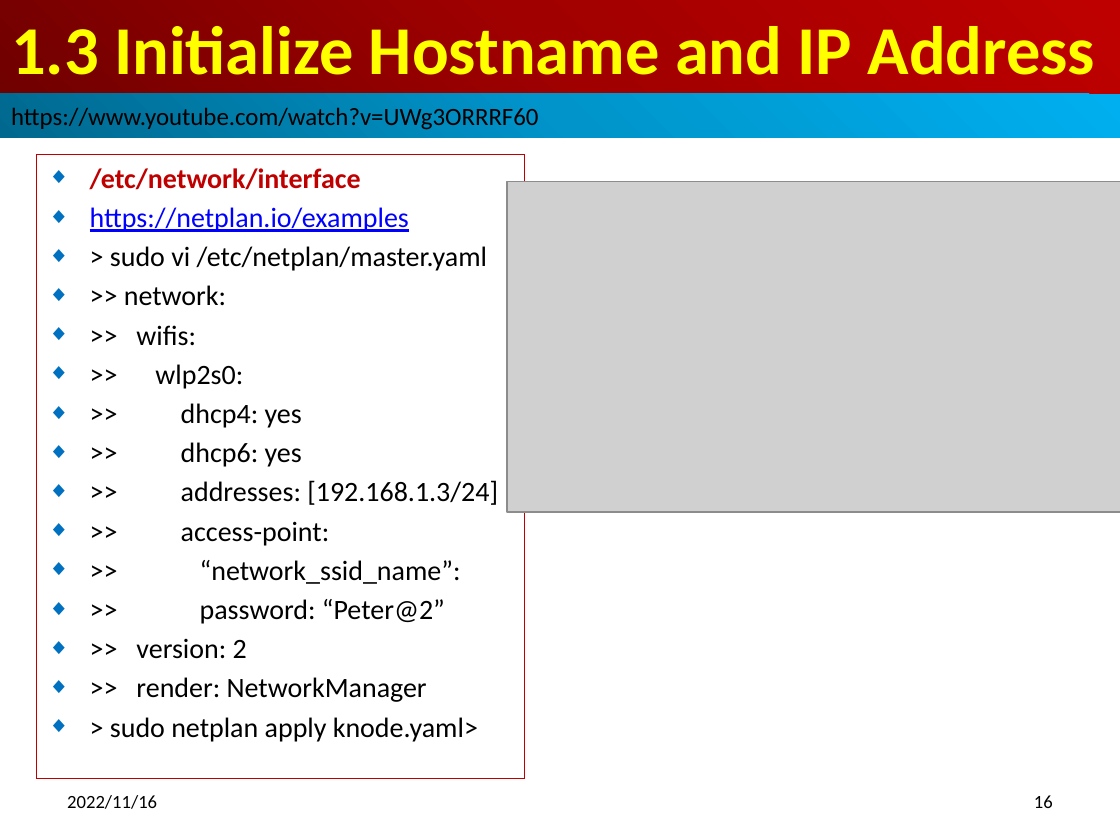
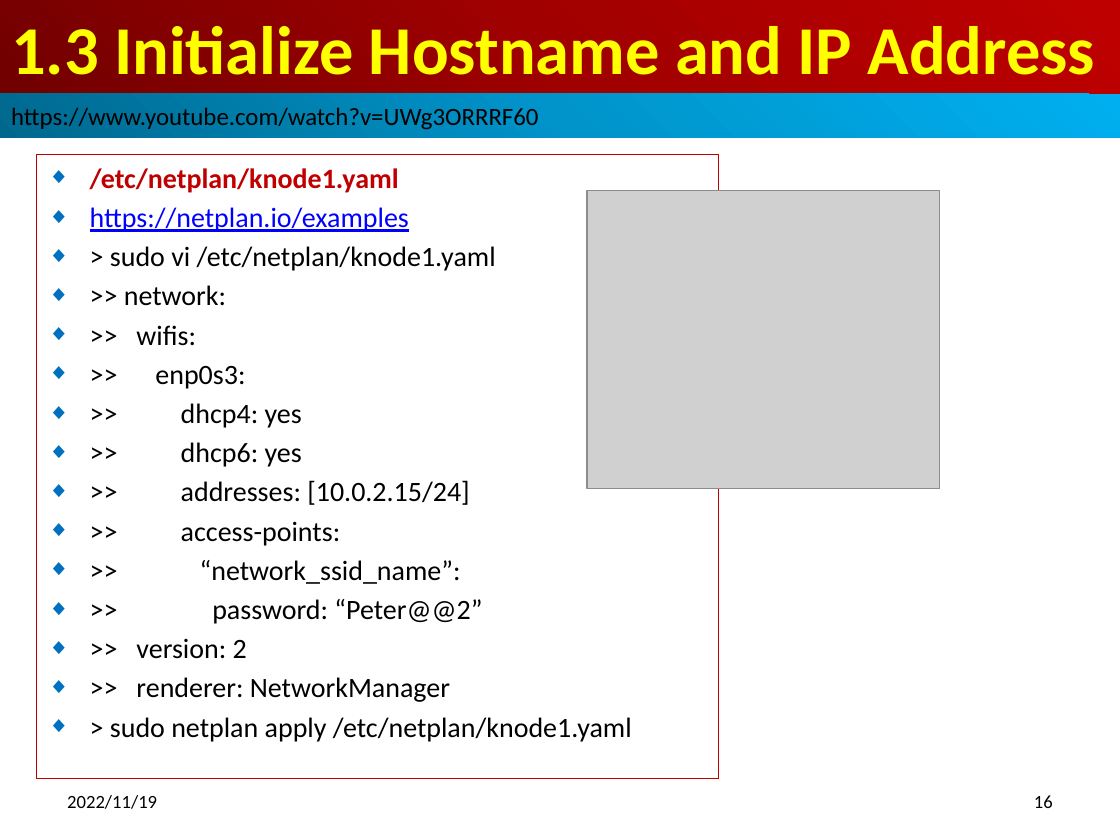
Before and after one commit to peterhchen/900_Kubernetes, a slide deck: slide 16 of 001_01_Install_MS_P02_Slave.pptx. Drawn at 1120x840 pixels with LibreOffice and Linux fonts; fonts in the diff are those of the drawing; grey boxes stand for pictures. Boxes give left, top, right and bottom in pixels: in the first picture for what was removed or moved away, otherwise in the second. Text is boxed around its words. In the diff, an @@ line names an element or a change of style, - is before the commit and + after.

```diff
--- a/001_01_Install_MS_P02_Slave.pptx
+++ b/001_01_Install_MS_P02_Slave.pptx
@@ subtitle "/etc/netplan/knode1.yaml": place and size @@
-subtitle "/etc/netplan/knode1.yaml" at [37, 155, 525, 778]
+subtitle "/etc/netplan/knode1.yaml" at [37, 155, 719, 778]
@@ subtitle at [90, 168, 399, 193]: text changed @@
-◆ /etc/network/interface
+◆ /etc/netplan/knode1.yaml
@@ picture removed at [507, 181, 1120, 512] @@
@@ picture added at [587, 190, 940, 488] @@
@@ subtitle at [110, 246, 496, 271]: text changed @@
-◆ > sudo vi /etc/netplan/master.yaml
+◆ > sudo vi /etc/netplan/knode1.yaml
@@ subtitle at [155, 366, 245, 389]: text changed @@
-◆ >> wlp2s0:
+◆ >> enp0s3:
@@ subtitle at [181, 480, 469, 546]: text changed @@
-◆ >> addresses: [192.168.1.3/24]
-◆ >> access-point:
+◆ >> addresses: [10.0.2.15/24]
+◆ >> access-points:
@@ subtitle at [212, 599, 482, 624]: text changed @@
-◆ >> password: “Peter@2”
+◆ >> password: “Peter@@2”
@@ subtitle at [110, 677, 632, 742]: text changed @@
-◆ >> render: NetworkManager
-◆ > sudo netplan apply knode.yaml>
+◆ >> renderer: NetworkManager
+◆ > sudo netplan apply /etc/netplan/knode1.yaml
@@ text at [67, 795, 157, 809]: text changed @@
-2022/11/16
+2022/11/19
```
Also in this commit, not shown: 29 other slides changed, 1 slide added.
